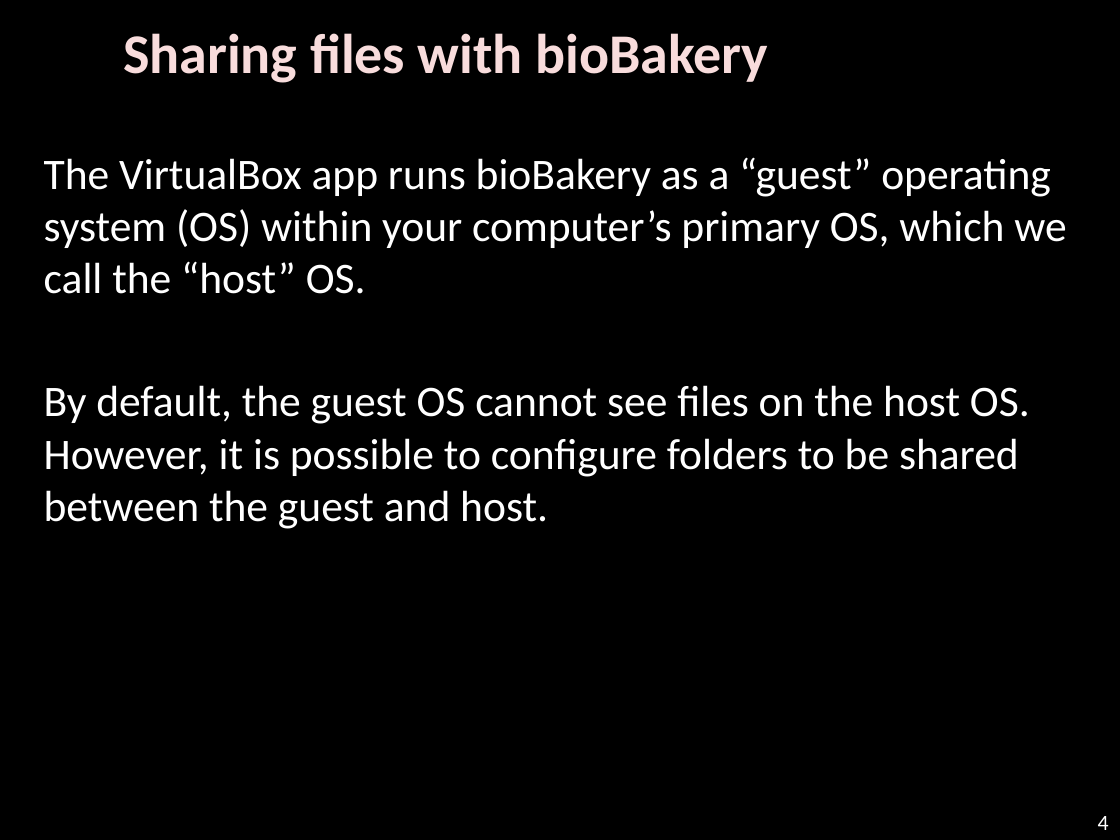
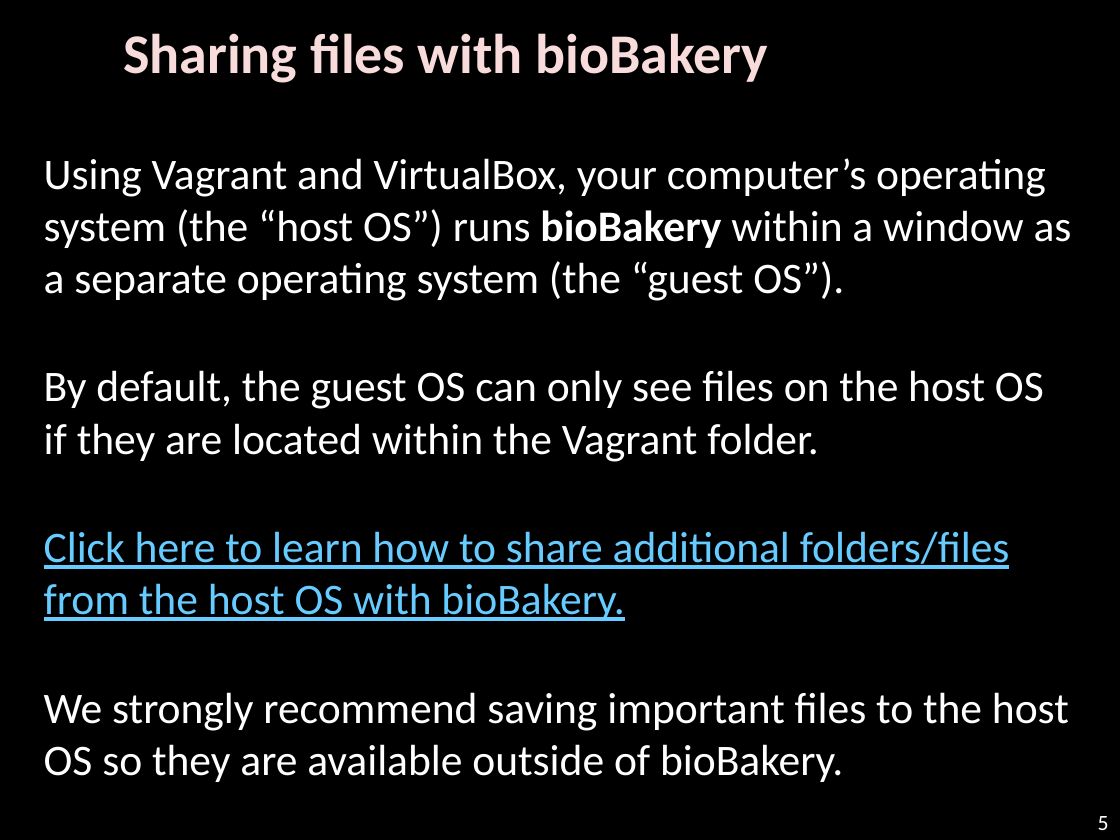
Before and after one commit to biobakery/biobakery, a slide deck: slide 5 of vagrant/biobakery-gui/WELCOME.pptx (slide 4 before the commit). Drawn at 1120x840 pixels with LibreOffice and Linux fonts; fonts in the diff are those of the drawing; background and template pictures are left out. Boxes give left, top, right and bottom in pixels: in the first picture for what was removed or moved away, otherwise in the second. Text is boxed around its words. In the diff, an @@ line names an element or a change of style, - is before the commit and + after.

```diff
--- a/vagrant/biobakery-gui/WELCOME.pptx
+++ b/vagrant/biobakery-gui/WELCOME.pptx
@@ text at (44, 158, 1072, 782): text changed @@
-The VirtualBox app runs bioBakery as a “guest” operating system (OS) within your computer’s primary OS, which we call the “host” OS.
-By default, the guest OS cannot see files on the host OS. However, it is possible to configure folders to be shared between the guest and host.
+Using Vagrant and VirtualBox, your computer’s operating system (the “host OS”) runs bioBakery within a window as a separate operating system (the “guest OS”).
+By default, the guest OS can only see files on the host OS if they are located within the Vagrant folder.
+Click here to learn how to share additional folders/files from the host OS with bioBakery.
+We strongly recommend saving important files to the host OS so they are available outside of bioBakery.
@@ page number at (1098, 816, 1109, 830): text changed @@
-4
+5
```
Also in this commit, not shown: 3 other slides changed, 4 slides added, 3 slides removed, 1 other file.
